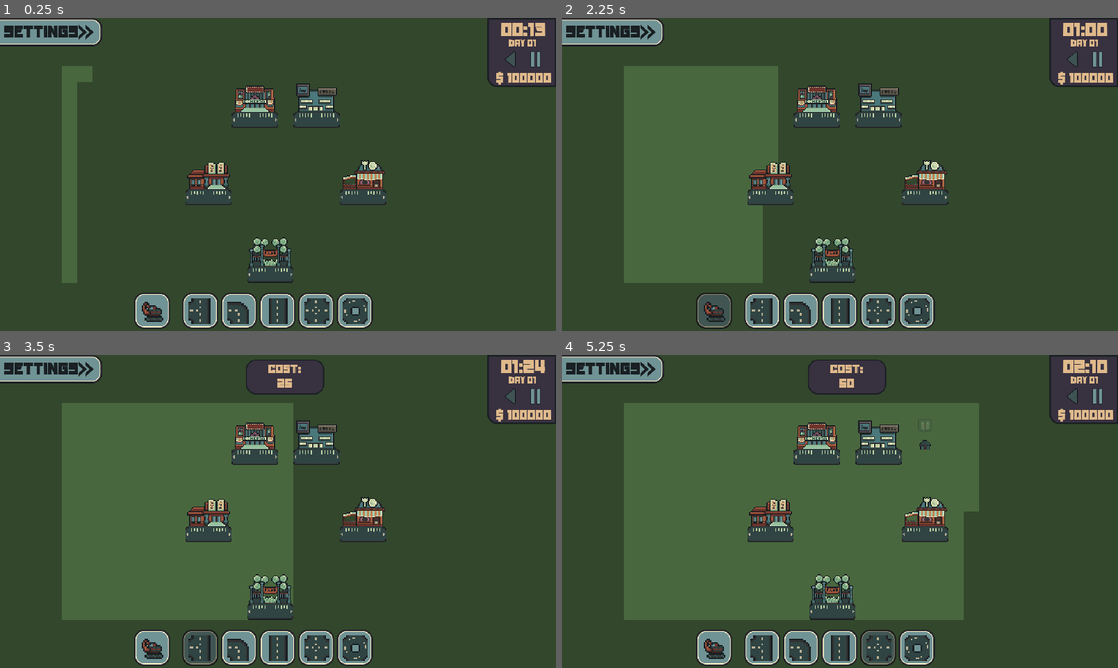
Above: before the commit, frames 1-4 (two rows, left to right).
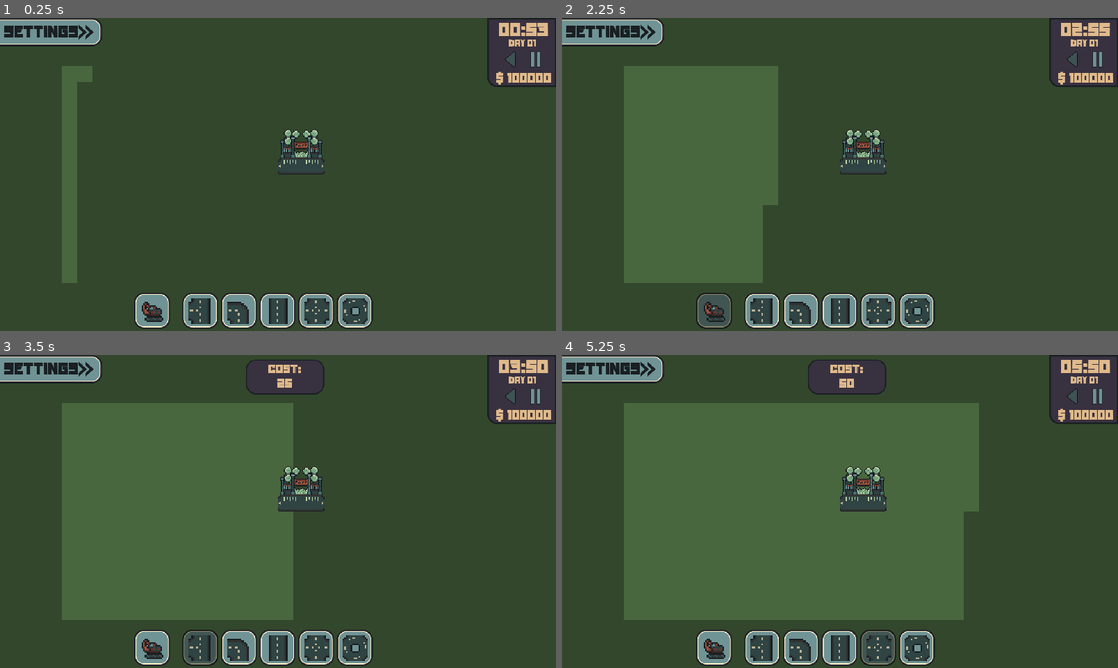
Above: after the commit, the same moments.

Repository: StixxyTape/Easy-Roads
Game: Godot game, scene res://Scenes/main.tscn
The game is run twice, just before and just after one commit, with the same random seed, the same clock (stepped at 60 frames per second) and the same inputs.
Inputs (mouse positions are in pixels of both pictures, inside the frame that each line leads up to):
- Up to frame 1 (0.25 s): no input
- Up to frame 2 (2.25 s): click (1073, 61) at 0.5 s; click (1073, 61) at 1.25 s; click (712, 312) at 2 s
- Up to frame 3 (3.5 s): click (200, 649) at 2.75 s
- Up to frame 4 (5.25 s): click (801, 649) at 3.5 s; click (840, 649) at 4.25 s; click (878, 649) at 5 s

The runs differ from the first frame. In frame 1, 3.2% of the frame differs, in the area x 33-99%, y 1-85%; in frame 2, 3.5%; in frame 3, 4.7%; in frame 4, 6.0%.

Commit message:
Buildings Spawn Over Time

Diff:
--- a/Connection Maker 2/Scenes/bubble.gd
+++ b/Connection Maker 2/Scenes/bubble.gd
@@ -13,7 +13,7 @@
 var count : bool = false
 
 # Sets the type of structure to drive to
-var type : int
+var type : String
 var destination : Vector2
 var payedFee : int
 
@@ -30,28 +30,29 @@
 	SetDestination()
 
 func SetDestination():
-	type = randi_range(0,4)
+	type = Global.builtStructs.pick_random()
+
 	match type:
-		0:
+		"Store":
+			SetSprite(0, 32)
+			destination = Global.storePos
+			payedFee = 20
+		"Park":
+			SetSprite(0, 48)
+			destination = Global.parkPos
+			payedFee = 20
+		"Library":
+			SetSprite(0, 64)
+			destination = Global.libraryPos
+			payedFee = 30
+		"Restaurant":
+			SetSprite(0, 16)
+			destination = Global.restaurantPos
+			payedFee = 40
+		"Cinema":
 			SetSprite(0, 0)
 			destination = Global.cinemaPos
 			payedFee = 40
-		1:
-			SetSprite(0, 16)
-			destination = Global.restaurantPos
-			payedFee = 40
-		2:
-			SetSprite(0, 32)
-			destination = Global.storePos
-			payedFee = 20
-		3:
-			SetSprite(0, 48)
-			destination = Global.parkPos
-			payedFee = 20
-		4:
-			SetSprite(0, 64)
-			destination = Global.libraryPos
-			payedFee = 30
 
 func SetSprite(x, y):
 	# Change sprite to according destination type
--- a/Connection Maker 2/Scripts/Global.gd
+++ b/Connection Maker 2/Scripts/Global.gd
@@ -7,6 +7,7 @@
 var restaurantPos : Vector2
 var storePos : Vector2
 
+var builtStructs : Array = []
 
 # What road your holding
 var roadType : String
--- a/Connection Maker 2/Scripts/GridSystem.gd
+++ b/Connection Maker 2/Scripts/GridSystem.gd
@@ -38,7 +38,7 @@
 var houseTiles : Array = [Vector2(7,0), Vector2(8, 0), Vector2(9, 0),
 						 Vector2(10, 0), Vector2(11, 0)]
 # A list which stores all the ID's for structure tiles
-var structIDs : Array = [1, 3, 4, 5, 6]
+var structIDs : Array = [4, 6, 1, 5, 3]
 var mouseTile : Vector2
 
 # Variables that store the scene for the car and bubble
@@ -57,10 +57,15 @@
 var spawningHouse : bool = true
 
 # The cooldown between spawning houses
-var houseSpawnCooldown : int = 5
+var houseSpawnCooldown : int = 10
+
+# To keep track of the days and structures that have been built
+var passedDays : Array = []
+var structCounter : int
 
 func _ready():
-	SetupStructures()
+	SetupStructure()
+
 	SetupBuildArea()
 
 func SetupBuildArea():
@@ -134,6 +139,7 @@
 		spawnedBubble.position.y -= 25
 		spawnedBubble.position.x -= 8
 		add_child(spawnedBubble)
+
 		# Instantiates Car
 		var spawnedCar = car.instantiate()
 		add_child(spawnedCar)
@@ -141,7 +147,7 @@
 		spawnedCar.spawnPos = spawnedCar.position
 		spawnedCar.bubble = spawnedBubble
 
-func SetupStructures():
+func SetupStructure():
 
 	# To ensure there is atleast a one tile gap between structures
 	var marginOffsets = [
@@ -157,64 +163,87 @@
 		Vector2(-1, 1), Vector2(0, 1), Vector2(1, 1)
 	]
 
-	for structure in structIDs:
-		var structName : String
-
-		# Sets the structures name
-		match structure:
-			1:
-				structName = "Library"
-			3:
-				structName = "Cinema"
-			4:
-				structName = "Park"
-			5:
-				structName = "Restaurant"
-			6:
-				structName = "Store"
-
-		var positionTaken = false
-		var randX : int
-		var randY : int
-
-		# Keep generating new positions until an available one is found for the current structure
-		while true:
-			randX = randi_range(-gridSize, gridSize)
-			randY = randi_range(-gridSize, gridSize)
-
-			positionTaken = false
-
-			for offset in marginOffsets:
-				var gridPos = Vector2(randX, randY) + offset
-				if dic.has(str(gridPos)):
-					positionTaken = true
-					break  # Stop checking further, a position is taken
-
-			if not positionTaken:
-				break  # Found an available position, exit the loop
-
-		# Set the tiles as the type at the available position
-		for offset in gridOffsets:
+	var structName : String
+	var structure : int
+
+	# For spawning the structures in order, starting with the cheapest
+	match structCounter:
+		0:
+			structure = structIDs[randi_range(0, 1)]
+			structCounter += 1
+		1:
+			structure = structIDs[0]
+			structCounter += 1
+		2:
+			structure = structIDs[0]
+			structCounter += 1
+		3:
+			structure = structIDs[randi_range(0, 1)]
+			structCounter += 1
+		4:
+			structure = structIDs[0]
+			structCounter += 1
+
+	structIDs.remove_at(structIDs.find(structure))
+
+	# Sets the structures name
+	match structure:
+		1:
+			structName = "Library"
+		3:
+			structName = "Cinema"
+		4:
+			structName = "Park"
+		5:
+			structName = "Restaurant"
+		6:
+			structName = "Store"
+
+	Global.builtStructs.append(structName)
+
+	var positionTaken = false
+	var randX : int
+	var randY : int
+
+	# Keep generating new positions until an available one is found for the current structure
+	while true:
+		randX = randi_range(-gridSize, gridSize)
+		randY = randi_range(-gridSize, gridSize)
+
+		positionTaken = false
+
+		for offset in marginOffsets:
 			var gridPos = Vector2(randX, randY) + offset
-			dic[str(gridPos)] = {
-				"Type" : structName,
-				"Position" : str(gridPos)
-			}
-			buildings.append(gridPos)
-		set_cell(0, Vector2(randX, randY), structure, Vector2.ZERO)
-
-		# Set the Global position for the structure
-		match structName:
-			"Library":
-				Global.libraryPos = map_to_local(Vector2(randX, randY + 1))
-			"Cinema":
-				Global.cinemaPos = map_to_local(Vector2(randX, randY + 1))
-			"Park":
-				Global.parkPos = map_to_local(Vector2(randX, randY + 1))
-			"Restaurant":
-				Global.restaurantPos = map_to_local(Vector2(randX, randY + 1))
-			"Store":
-				Global.storePos = map_to_local(Vector2(randX, randY + 1))
+			if dic.has(str(gridPos)):
+				positionTaken = true
+				break  # Stop checking further, a position is taken
+
+		if not positionTaken:
+			break  # Found an available position, exit the loop
+
+	# Set the tiles as the type at the available position
+	for offset in gridOffsets:
+		var gridPos = Vector2(randX, randY) + offset
+		dic[str(gridPos)] = {
+			"Type" : structName,
+			"Position" : str(gridPos)
+		}
+		buildings.append(gridPos)
+
+	set_cell(0, Vector2(randX, randY), structure, Vector2.ZERO)
+
+	# Set the Global position for the structure
+	match structName:
+		"Library":
+			Global.libraryPos = map_to_local(Vector2(randX, randY + 1))
+		"Cinema":
+			Global.cinemaPos = map_to_local(Vector2(randX, randY + 1))
+		"Park":
+			Global.parkPos = map_to_local(Vector2(randX, randY + 1))
+		"Restaurant":
+			Global.restaurantPos = map_to_local(Vector2(randX, randY + 1))
+		"Store":
+			Global.storePos = map_to_local(Vector2(randX, randY + 1))
 
 func _process(_delta):
 	BuildSystem()
@@ -222,18 +251,19 @@
 	DayGridUpdate()
 
 func DayGridUpdate():
-	if Global.day == 1:
-		TimeSystem(start_x, start_y, width, height)
-	elif Global.day == 2:
-		TimeSystem(start_x -2, start_y -2, width + 4, height + 4)
-		gridSize = 8
-	elif Global.day == 4:
-		TimeSystem(start_x -5, start_y -4, width + 10, height + 8)
-		gridSize = 10
-	elif Global.day == 6:
-		TimeSystem(start_x -9, start_y -7, width + 18, height + 13)
-		gridSize = 12
-
+	if Global.day not in passedDays:
+		if Global.day == 1:
+			TimeSystem(start_x, start_y, width, height)
+		elif Global.day == 2:
+			TimeSystem(start_x -2, start_y -2, width + 4, height + 4)
+			gridSize = 8
+		elif Global.day == 4:
+			TimeSystem(start_x -5, start_y -4, width + 10, height + 8)
+			gridSize = 10
+		elif Global.day == 6:
+			TimeSystem(start_x -9, start_y -7, width + 18, height + 13)
+			gridSize = 12
+		passedDays.append(Global.day)
 func TimeSystem(posx,posy,fulwidth,fulheight):
 
 	# Loop through the specified area and set the tile index for each cell
@@ -245,6 +275,7 @@
 				buildArea.append(Vector2(x,y))
 				set_cell(4, Vector2i(x,y), 0, Vector2i(1,0))
 
+	SetupStructure()
 func BuildSystem():
 	# Erase the preview tile
 	erase_cell(1, mouseTile)
--- a/Connection Maker 2/Scripts/UI.gd
+++ b/Connection Maker 2/Scripts/UI.gd
@@ -49,5 +49,5 @@
 
 func timeCounting():
 	while Global.time == "play":
-		minute += randi_range(10,15)
+		minute += randi_range(50,55)
 		await  get_tree().create_timer(0.5).timeout
Not shown, added: Connection Maker 2/Scenes/mai95D.tmp
Not shown, added: Connection Maker 2/Scenes/maiE050.tmp
